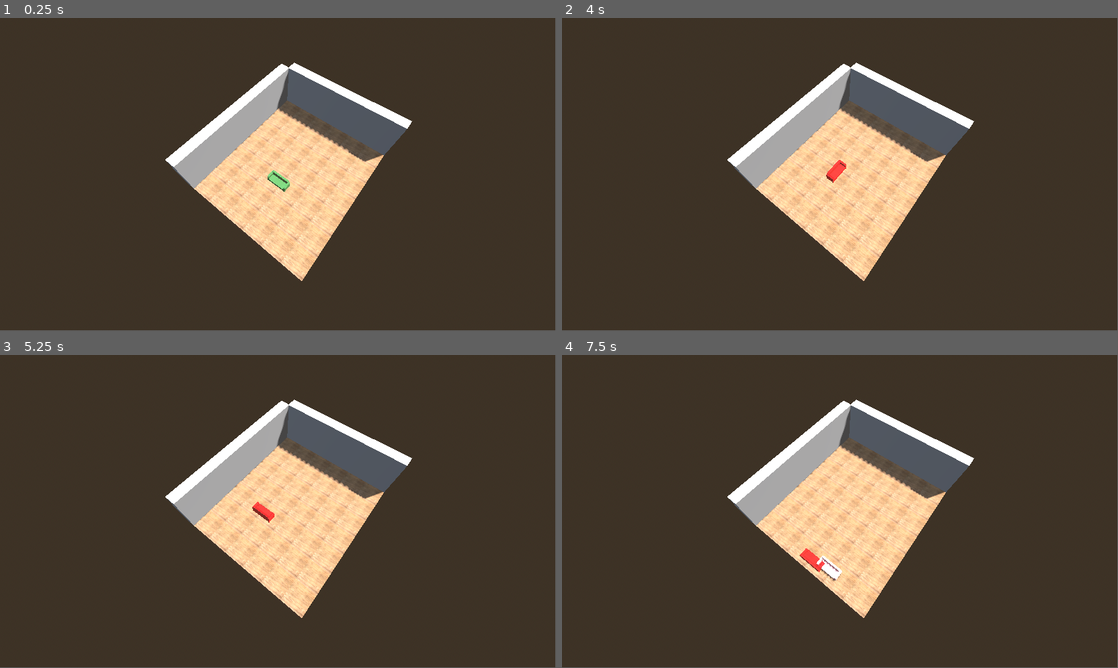
Above: before the commit, frames 1-4 (two rows, left to right).
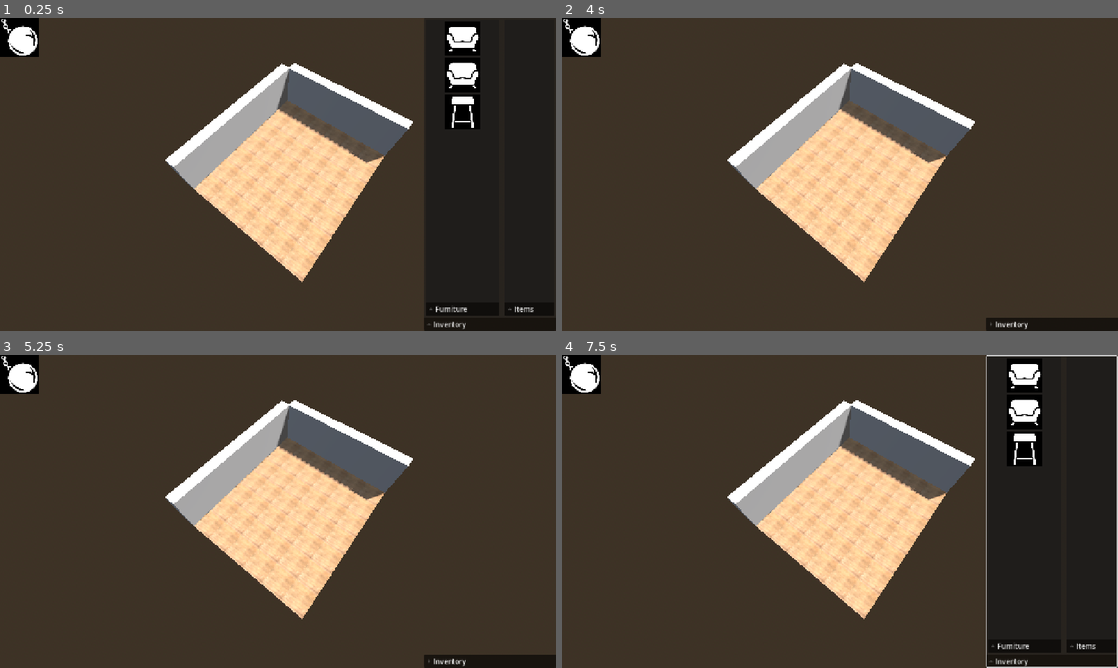
Above: after the commit, the same moments.

Repository: IkutiDev/furniture-hunter
Game: Godot game, scene res://player_room.tscn
Two runs of this game, one before a commit and one after it. Both use one fixed random seed, a clock stepped at 60 frames per second and the inputs below.
Inputs (mouse positions are in pixels of both pictures, inside the frame that each line leads up to):
- Up to frame 1 (0.25 s): no input
- Up to frame 2 (4 s): click (1023, 39) at 0.52 s; click (584, 36) at 1.27 s; click (584, 36) at 2.02 s; click (584, 36) at 2.77 s; tap Enter at 3.5 s; move the mouse to (962, 158) at 3.52 s; press the mouse at (962, 158) at 3.53 s; tap R (rotate) at 3.8 s
- Up to frame 3 (5.25 s): tap Space at 4.25 s; move the mouse to (166, 527) at 4.27 s; release the mouse at (166, 527) at 4.28 s; tap R (rotate) at 4.35 s; click (166, 527) at 4.55 s; tap Enter at 5 s; move the mouse to (333, 442) at 5.02 s; press the mouse at (333, 442) at 5.03 s
- Up to frame 4 (7.5 s): tap R (rotate) at 5.3, 5.85, 6.8, 7.35 s; tap Space at 5.75, 7.25 s; move the mouse to (812, 574) at 5.77 s; release the mouse at (812, 574) at 5.78 s; click (812, 574) at 6.05 s; tap Enter at 6.5 s; move the mouse to (1006, 558) at 6.52 s; press the mouse at (1006, 558) at 6.53 s; move the mouse to (673, 464) at 7.27 s; release the mouse at (673, 464) at 7.28 s
In our replay, the window is 799x449 before the commit and 800x450 after it. These sizes can differ from the game's own. Grey fills any space a smaller window leaves; there, only what the larger window draws over its background counts as a difference.

The runs differ from the first frame. In frame 1, 23% of the frame differs, in the area x 0-100%, y 0-100%; in frame 2, 2.5%; in frame 3, 2.5%; in frame 4, 24%.

Commit message:
UI for placing furniture from inventory and removing and making it go back to the inventory. Started work on lootbox/auction ui and systems

Diff:
--- /dev/null
+++ b/UI/auction_ui.tscn
@@ -0,0 +1,25 @@
+[gd_scene load_steps=2 format=3 uid="uid://b8myxwy4rg0ac"]
+
+[sub_resource type="FoldableGroup" id="FoldableGroup_lpe4v"]
+
+[node name="AuctionUI" type="Control"]
+layout_mode = 3
+anchors_preset = 15
+anchor_right = 1.0
+anchor_bottom = 1.0
+grow_horizontal = 2
+grow_vertical = 2
+mouse_filter = 2
+
+[node name="FoldableContainer" type="FoldableContainer" parent="."]
+layout_mode = 1
+anchors_preset = 9
+anchor_bottom = 1.0
+offset_right = 86.0
+grow_vertical = 2
+title = "Auction"
+title_position = 1
+foldable_group = SubResource("FoldableGroup_lpe4v")
+
+[node name="Panel" type="Panel" parent="FoldableContainer"]
+layout_mode = 2
--- /dev/null
+++ b/UI/building_phase_ui.gd
@@ -0,0 +1,30 @@
+class_name BuildingUI
+extends Control
+
+@export var destroy_button : BaseButton
+@export var main_inventory_fold_container : FoldableContainer
+@export var furniture_inventory_visual_container : Control
+@export var furniture_button_scene : PackedScene
+
+func _ready() -> void:
+	destroy_button.pressed.connect(destroy_furniture_button_pressed)
+	EventBus.available_furniture_changed.connect(update_furniture_inventory)
+	update_furniture_inventory()
+
+func destroy_furniture_button_pressed() -> void:
+	EventBus.deselect_current_furniture.emit()
+	EventBus.set_remove_furniture_mode.emit(true)
+
+func update_furniture_inventory() -> void:
+	var children = furniture_inventory_visual_container.get_children()
+	for c in children:
+		c.queue_free()
+	for f in PlayerInventory.furniture:
+		var furniture_button_instance := furniture_button_scene.instantiate() as FurnitureButton
+		furniture_button_instance.set_data(f)
+		furniture_button_instance.pressed.connect(press_furniture_button)
+		furniture_inventory_visual_container.add_child(furniture_button_instance)
+
+func press_furniture_button() -> void:
+	EventBus.set_remove_furniture_mode.emit(false)
+	main_inventory_fold_container.fold()
--- /dev/null
+++ b/UI/building_phase_ui.tscn
@@ -0,0 +1,72 @@
+[gd_scene load_steps=5 format=3 uid="uid://5eeyn2nbl4it"]
+
+[ext_resource type="Script" uid="uid://c1ja3t7yps2yn" path="res://UI/building_phase_ui.gd" id="1_qfk0h"]
+[ext_resource type="PackedScene" uid="uid://cwb6lpaeqxch" path="res://UI/furniture_icon_button.tscn" id="2_oaa25"]
+[ext_resource type="Texture2D" uid="uid://rts31v4bln5h" path="res://UI/WIP_icons/wrecking-ball.png" id="2_rymvy"]
+
+[sub_resource type="StyleBoxEmpty" id="StyleBoxEmpty_qfk0h"]
+
+[node name="BuildingPhaseUI" type="Control" node_paths=PackedStringArray("destroy_button", "main_inventory_fold_container", "furniture_inventory_visual_container")]
+layout_mode = 3
+anchors_preset = 15
+anchor_right = 1.0
+anchor_bottom = 1.0
+grow_horizontal = 2
+grow_vertical = 2
+mouse_filter = 2
+script = ExtResource("1_qfk0h")
+destroy_button = NodePath("RemoveFurnitureButton")
+main_inventory_fold_container = NodePath("InvetoryContainer/FoldableContainer")
+furniture_inventory_visual_container = NodePath("InvetoryContainer/FoldableContainer/HSplitContainer/FurnitureContainer/VBoxContainer")
+furniture_button_scene = ExtResource("2_oaa25")
+
+[node name="InvetoryContainer" type="HSplitContainer" parent="."]
+layout_mode = 1
+anchors_preset = 15
+anchor_right = 1.0
+anchor_bottom = 1.0
+grow_horizontal = 2
+grow_vertical = 2
+mouse_filter = 2
+split_offset = 330
+
+[node name="Panel" type="Panel" parent="InvetoryContainer"]
+layout_mode = 2
+size_flags_horizontal = 3
+mouse_filter = 2
+theme_override_styles/panel = SubResource("StyleBoxEmpty_qfk0h")
+
+[node name="FoldableContainer" type="FoldableContainer" parent="InvetoryContainer"]
+layout_mode = 2
+size_flags_horizontal = 3
+title = "Inventory"
+title_position = 1
+
+[node name="HSplitContainer" type="HSplitContainer" parent="InvetoryContainer/FoldableContainer"]
+layout_mode = 2
+split_offset = 170
+
+[node name="FurnitureContainer" type="FoldableContainer" parent="InvetoryContainer/FoldableContainer/HSplitContainer"]
+layout_mode = 2
+title = "Furniture"
+title_position = 1
+
+[node name="VBoxContainer" type="VBoxContainer" parent="InvetoryContainer/FoldableContainer/HSplitContainer/FurnitureContainer"]
+layout_mode = 2
+
+[node name="ItemsContainer" type="FoldableContainer" parent="InvetoryContainer/FoldableContainer/HSplitContainer"]
+layout_mode = 2
+title = "Items"
+title_position = 1
+
+[node name="VBoxContainer" type="VBoxContainer" parent="InvetoryContainer/FoldableContainer/HSplitContainer/ItemsContainer"]
+layout_mode = 2
+size_flags_horizontal = 4
+
+[node name="RemoveFurnitureButton" type="TextureButton" parent="."]
+layout_mode = 1
+offset_right = 90.0
+offset_bottom = 90.0
+texture_normal = ExtResource("2_rymvy")
+ignore_texture_size = true
+stretch_mode = 4
--- /dev/null
+++ b/UI/furniture_button.gd
@@ -0,0 +1,14 @@
+class_name FurnitureButton
+extends TextureButton
+
+var data : FurnitureData
+
+func _ready() -> void:
+	pressed.connect(_on_pressed_furniture_button)
+
+func set_data(_data : FurnitureData) -> void:
+	data = _data
+	texture_normal = data.furniture_icon
+
+func _on_pressed_furniture_button() -> void:
+	EventBus.selected_furniture_to_place.emit(data)
--- /dev/null
+++ b/UI/furniture_icon_button.tscn
@@ -0,0 +1,13 @@
+[gd_scene load_steps=3 format=3 uid="uid://cwb6lpaeqxch"]
+
+[ext_resource type="Texture2D" uid="uid://b7ctuocvuoegn" path="res://UI/WIP_icons/bar-stool.png" id="1_0pi4f"]
+[ext_resource type="Script" uid="uid://tt1lhyq0vk3x" path="res://UI/furniture_button.gd" id="1_tl2re"]
+
+[node name="FurnitureIconButton" type="TextureButton"]
+custom_minimum_size = Vector2(80, 80)
+offset_right = 40.0
+offset_bottom = 40.0
+texture_normal = ExtResource("1_0pi4f")
+ignore_texture_size = true
+stretch_mode = 5
+script = ExtResource("1_tl2re")
--- /dev/null
+++ b/event_bus.gd
@@ -0,0 +1,9 @@
+extends Node
+@warning_ignore_start("UNUSED_SIGNAL")
+signal deselect_current_furniture()
+signal selected_furniture_to_place(furniture_data)
+signal available_furniture_changed()
+signal mouse_over_furniture(instance)
+signal mouse_exits_furniture(instance)
+signal set_remove_furniture_mode(active)
+@warning_ignore_restore("UNUSED_SIGNAL")
--- /dev/null
+++ b/event_bus.tscn
@@ -0,0 +1,6 @@
+[gd_scene load_steps=2 format=3 uid="uid://bq1uig7m4hakf"]
+
+[ext_resource type="Script" uid="uid://bhg7rltqnlt1a" path="res://event_bus.gd" id="1_dw24f"]
+
+[node name="EventBus" type="Node"]
+script = ExtResource("1_dw24f")
--- a/furniture/furniture_data.gd
+++ b/furniture/furniture_data.gd
@@ -1,6 +1,7 @@
 class_name FurnitureData
 extends Resource
 @export var furniture_name : String
+@export var furniture_icon : Texture2D
 @export var furniture_value : int
 @export var furniture_scene : PackedScene
 
--- a/furniture/furniture_instance.gd
+++ b/furniture/furniture_instance.gd
@@ -2,3 +2,20 @@
 extends Node3D
 @export var extra_size : PackedVector3Array
 @export var visual_mesh : Mesh
+@export var static_body : StaticBody3D
+var furniture_data : FurnitureData
+
+func _ready() -> void:
+	static_body.mouse_entered.connect(_on_mouse_entered)
+	static_body.mouse_exited.connect(_on_mouse_exit)
+
+func _on_mouse_entered() -> void:
+	EventBus.mouse_over_furniture.emit(self)
+
+func _on_mouse_exit() -> void:
+	EventBus.mouse_exits_furniture.emit(self)
+
+
+func remove_this_instance() -> void:
+	PlayerInventory.add_furniture_to_inventory(furniture_data)
+	queue_free()
--- a/furniture/lounge_sofa_instance.tscn
+++ b/furniture/lounge_sofa_instance.tscn
@@ -70,10 +70,11 @@
 [sub_resource type="BoxShape3D" id="BoxShape3D_rla2s"]
 size = Vector3(2, 1, 1)
 
-[node name="loungeSofa" instance=ExtResource("1_2d8id")]
+[node name="loungeSofa" node_paths=PackedStringArray("static_body") instance=ExtResource("1_2d8id")]
 script = ExtResource("2_rla2s")
 extra_size = PackedVector3Array(1, 0, 0)
 visual_mesh = SubResource("ArrayMesh_f0qct")
+static_body = NodePath("StaticBody3D")
 
 [node name="loungeSofa(Clone)" parent="." index="0"]
 transform = Transform3D(1, 0, 0, 0, 1, 0, 0, 0, 1, -0.125, 0, 0.125)
--- a/furniture/sofa_data.tres
+++ b/furniture/sofa_data.tres
@@ -1,11 +1,13 @@
-[gd_resource type="Resource" script_class="FurnitureData" load_steps=3 format=3 uid="uid://c7pum5eui71o7"]
+[gd_resource type="Resource" script_class="FurnitureData" load_steps=4 format=3 uid="uid://c7pum5eui71o7"]
 
+[ext_resource type="Texture2D" uid="uid://ma6msyqlp7yj" path="res://UI/WIP_icons/sofa.png" id="1_b880l"]
 [ext_resource type="PackedScene" uid="uid://blnoh5tgmt04j" path="res://furniture/lounge_sofa_instance.tscn" id="1_o5s8y"]
 [ext_resource type="Script" uid="uid://cjx3ofmytnupc" path="res://furniture/furniture_data.gd" id="2_b880l"]
 
 [resource]
 script = ExtResource("2_b880l")
 furniture_name = "Sofa"
+furniture_icon = ExtResource("1_b880l")
 furniture_value = 100
 furniture_scene = ExtResource("1_o5s8y")
 metadata/_custom_type_script = "uid://cjx3ofmytnupc"
--- a/furniture/stool_bar_instance.tscn
+++ b/furniture/stool_bar_instance.tscn
@@ -69,9 +69,10 @@
 
 [sub_resource type="BoxShape3D" id="BoxShape3D_ud750"]
 
-[node name="stoolBar" instance=ExtResource("1_6jvhj")]
+[node name="stoolBar" node_paths=PackedStringArray("static_body") instance=ExtResource("1_6jvhj")]
 script = ExtResource("2_ud750")
 visual_mesh = SubResource("ArrayMesh_ud750")
+static_body = NodePath("StaticBody3D")
 
 [node name="stoolBar(Clone)" parent="." index="0"]
 transform = Transform3D(1, 0, 0, 0, 1, 0, 0, 0, 1, -0.125, 0, 0.125)
--- a/furniture/stool_data.tres
+++ b/furniture/stool_data.tres
@@ -1,11 +1,13 @@
-[gd_resource type="Resource" script_class="FurnitureData" load_steps=3 format=3 uid="uid://ck46x8tutplks"]
+[gd_resource type="Resource" script_class="FurnitureData" load_steps=4 format=3 uid="uid://ck46x8tutplks"]
 
+[ext_resource type="Texture2D" uid="uid://b7ctuocvuoegn" path="res://UI/WIP_icons/bar-stool.png" id="1_8wk54"]
 [ext_resource type="PackedScene" uid="uid://bc6ea3ibonrko" path="res://furniture/stool_bar_instance.tscn" id="1_51rqf"]
 [ext_resource type="Script" uid="uid://cjx3ofmytnupc" path="res://furniture/furniture_data.gd" id="1_npaj5"]
 
 [resource]
 script = ExtResource("1_npaj5")
 furniture_name = "Stool Bar"
+furniture_icon = ExtResource("1_8wk54")
 furniture_value = 50
 furniture_scene = ExtResource("1_51rqf")
 metadata/_custom_type_script = "uid://cjx3ofmytnupc"
--- /dev/null
+++ b/items/item_data.gd
@@ -0,0 +1,2 @@
+class_name ItemData
+extends Resource
--- a/object_placer.gd
+++ b/object_placer.gd
@@ -7,11 +7,27 @@
 @export var visual_mesh : MeshInstance3D
 @export var can_place_material : StandardMaterial3D
 @export var cant_place_material : StandardMaterial3D
-@export var selected_furniture : FurnitureData
 @export var nav_mesh_region : NavigationRegion3D
+var selected_furniture : FurnitureData = null
 var current_mouse_position_on_grid : Vector3 = Vector3.ZERO
 var current_rotation_in_degrees : float = 0.0
 var can_place_furniture : bool = false
+var hovered_over_furniture_instance : FurnitureInstance = null
+var delete_mode_active : bool = false
+
+func _ready() -> void:
+	selected_furniture = null
+	EventBus.deselect_current_furniture.connect(deselect_furniture)
+	EventBus.selected_furniture_to_place.connect(select_furniture)
+	EventBus.set_remove_furniture_mode.connect(toggled_delete_mode)
+	EventBus.mouse_over_furniture.connect(hover_over_furniture)
+	EventBus.mouse_exits_furniture.connect(exit_hover_over_furniture)
+
+func deselect_furniture() -> void:
+	selected_furniture = null
+
+func select_furniture(data : FurnitureData) -> void:
+	selected_furniture = data
 
 func _process(_delta: float) -> void:
 	visual_mesh.visible = selected_furniture != null
@@ -25,13 +41,25 @@
 	visual_mesh_parent.position = occupation_grid_map.map_to_local(current_mouse_position_on_grid)
 	visual_mesh.mesh = selected_furniture.get_visual_mesh()
 
+func toggled_delete_mode(active : bool) -> void:
+	delete_mode_active = active
+
+func hover_over_furniture(instance : FurnitureInstance) -> void:
+	if instance == null:
+		return
+	hovered_over_furniture_instance = instance
+func exit_hover_over_furniture(instance : FurnitureInstance) -> void:
+	if instance == null:
+		return
+	if hovered_over_furniture_instance == instance:
+		hovered_over_furniture_instance = null
 
 func _input(event: InputEvent) -> void:
-	if event.is_action_pressed("place_object"):
-		if can_place_furniture:
+	if event.is_action_pressed("press"):
+		if can_place_furniture and selected_furniture != null:
 			place_object()
-		else:
-			print("cant place")
+		elif hovered_over_furniture_instance != null and delete_mode_active:
+			remove_object()
 	if event.is_action_pressed("rotate"):
 		current_rotation_in_degrees += 90.0
 		if current_rotation_in_degrees >= 360.0:
@@ -42,12 +70,24 @@
 	var furnitue_instance := selected_furniture.furniture_scene.instantiate() as FurnitureInstance
 	furnitue_instance.position =  occupation_grid_map.map_to_local(current_mouse_position_on_grid)
 	furnitue_instance.rotation_degrees = Vector3(0, current_rotation_in_degrees, 0)
+	furnitue_instance.furniture_data = selected_furniture
 	nav_mesh_region.add_child(furnitue_instance)
 	nav_mesh_region.bake_navigation_mesh()
 	occupation_grid_map.set_cell_item(current_mouse_position_on_grid, 1)
 	for p in furnitue_instance.extra_size:
 		p = p.rotated(Vector3.MODEL_TOP, deg_to_rad(current_rotation_in_degrees))
 		occupation_grid_map.set_cell_item(current_mouse_position_on_grid + p, 1)
+	PlayerInventory.remove_furniture_from_inventory(selected_furniture)
+	deselect_furniture()
+
+func remove_object() -> void:
+	var furniture_position := occupation_grid_map.local_to_map(hovered_over_furniture_instance.position)
+	occupation_grid_map.set_cell_item(furniture_position, 0)
+	for p in hovered_over_furniture_instance.extra_size:
+		p = p.rotated(Vector3.MODEL_TOP, deg_to_rad(hovered_over_furniture_instance.rotation_degrees.y))
+		occupation_grid_map.set_cell_item(current_mouse_position_on_grid + p, 0)
+	hovered_over_furniture_instance.remove_this_instance()
+	nav_mesh_region.bake_navigation_mesh()
 
 func raycast_and_check_if_position_is_occupied() -> bool:
 	var mouse_pos = get_viewport().get_mouse_position()
--- /dev/null
+++ b/player_inventory.gd
@@ -0,0 +1,12 @@
+extends Node
+
+@export var furniture : Array[FurnitureData]
+@export var items : Array[ItemData]
+
+func remove_furniture_from_inventory(data : FurnitureData) -> void:
+	furniture.erase(data)
+	EventBus.available_furniture_changed.emit()
+
+func add_furniture_to_inventory(data : FurnitureData) -> void:
+	furniture.append(data)
+	EventBus.available_furniture_changed.emit()
--- /dev/null
+++ b/player_inventory.tscn
@@ -0,0 +1,10 @@
+[gd_scene load_steps=5 format=3 uid="uid://hv3wyucwiuts"]
+
+[ext_resource type="Script" uid="uid://cbkm60bxjgr4e" path="res://player_inventory.gd" id="1_mdht6"]
+[ext_resource type="Script" uid="uid://cjx3ofmytnupc" path="res://furniture/furniture_data.gd" id="2_xv76c"]
+[ext_resource type="Resource" uid="uid://c7pum5eui71o7" path="res://furniture/sofa_data.tres" id="3_i8bca"]
+[ext_resource type="Resource" uid="uid://ck46x8tutplks" path="res://furniture/stool_data.tres" id="4_3amdi"]
+
+[node name="PlayerInventory" type="Node"]
+script = ExtResource("1_mdht6")
+furniture = Array[ExtResource("2_xv76c")]([ExtResource("3_i8bca"), ExtResource("3_i8bca"), ExtResource("4_3amdi")])
--- a/player_room.tscn
+++ b/player_room.tscn
@@ -2,10 +2,10 @@
 
 [ext_resource type="Script" uid="uid://bb5uux4xnry1f" path="res://player_room.gd" id="1_1ojmq"]
 [ext_resource type="MeshLibrary" uid="uid://byu67pqu2ls5g" path="res://mesh_libraries/floor_mesh_library.tres" id="1_8tnse"]
+[ext_resource type="PackedScene" uid="uid://5eeyn2nbl4it" path="res://UI/building_phase_ui.tscn" id="2_2dulj"]
 [ext_resource type="MeshLibrary" uid="uid://d2uj2lhtrmjgf" path="res://mesh_libraries/walls_mesh_library.tres" id="2_plsfm"]
 [ext_resource type="MeshLibrary" uid="uid://n8md08bf2oeb" path="res://mesh_libraries/occupation_mesh_library.tres" id="4_3q6a7"]
 [ext_resource type="Script" uid="uid://bx5l051p6ecdf" path="res://object_placer.gd" id="5_3q6a7"]
-[ext_resource type="Resource" uid="uid://c7pum5eui71o7" path="res://furniture/sofa_data.tres" id="6_wo40j"]
 
 [sub_resource type="ProceduralSkyMaterial" id="ProceduralSkyMaterial_1ojmq"]
 sky_horizon_color = Color(0.66224277, 0.6717428, 0.6867428, 1)
@@ -146,7 +146,6 @@
 visual_mesh = NodePath("Node3D/SelectedFurnitureMesh")
 can_place_material = SubResource("StandardMaterial3D_2dulj")
 cant_place_material = SubResource("StandardMaterial3D_wo40j")
-selected_furniture = ExtResource("6_wo40j")
 nav_mesh_region = NodePath("../NavigationRegion3D")
 
 [node name="Node3D" type="Node3D" parent="ObjectPlacer"]
@@ -156,3 +155,5 @@
 transform = Transform3D(1, 0, 0, 0, 1, 0, 0, 0, 1, -0.125, 0, 0.125)
 mesh = SubResource("ArrayMesh_wo40j")
 skeleton = NodePath("../..")
+
+[node name="BuildingPhaseUI" parent="." instance=ExtResource("2_2dulj")]
--- a/project.godot
+++ b/project.godot
@@ -15,9 +15,20 @@
 config/features=PackedStringArray("4.5")
 config/icon="res://icon.svg"
 
+[autoload]
+
+EventBus="*res://event_bus.tscn"
+PlayerInventory="*res://player_inventory.tscn"
+
+[display]
+
+window/size/viewport_width=1280
+window/size/viewport_height=720
+window/stretch/mode="canvas_items"
+
 [input]
 
-place_object={
+press={
 "deadzone": 0.2,
 "events": [Object(InputEventMouseButton,"resource_local_to_scene":false,"resource_name":"","device":-1,"window_id":0,"a …(253 unchanged characters)…
 ]
@@ -27,6 +38,11 @@
 "events": [Object(InputEventKey,"resource_local_to_scene":false,"resource_name":"","device":-1,"window_id":0,"alt_press …(192 unchanged characters)…
 ]
 }
+cancel={
+"deadzone": 0.2,
+"events": [Object(InputEventKey,"resource_local_to_scene":false,"resource_name":"","device":-1,"window_id":0,"alt_pressed":false,"shift_pressed":false,"ctrl_pressed":false,"meta_pressed":false,"pressed":false,"keycode":0,"physical_keycode":4194305,"key_label":0,"unicode":0,"location":0,"echo":false,"script":null)
+]
+}
 
 [rendering]
 
Binary file added: UI/WIP_icons/bar-stool.png
Not shown, added: UI/WIP_icons/bar-stool.png.import
Binary file added: UI/WIP_icons/sofa.png
Not shown, added: UI/WIP_icons/sofa.png.import
Binary file added: UI/WIP_icons/wrecking-ball.png
Not shown, added: UI/WIP_icons/wrecking-ball.png.import
Not shown, added: UI/building_phase_ui.gd.uid
Not shown, added: UI/furniture_button.gd.uid
Not shown, added: event_bus.gd.uid
Not shown, added: items/item_data.gd.uid
Not shown, added: player_inventory.gd.uid
